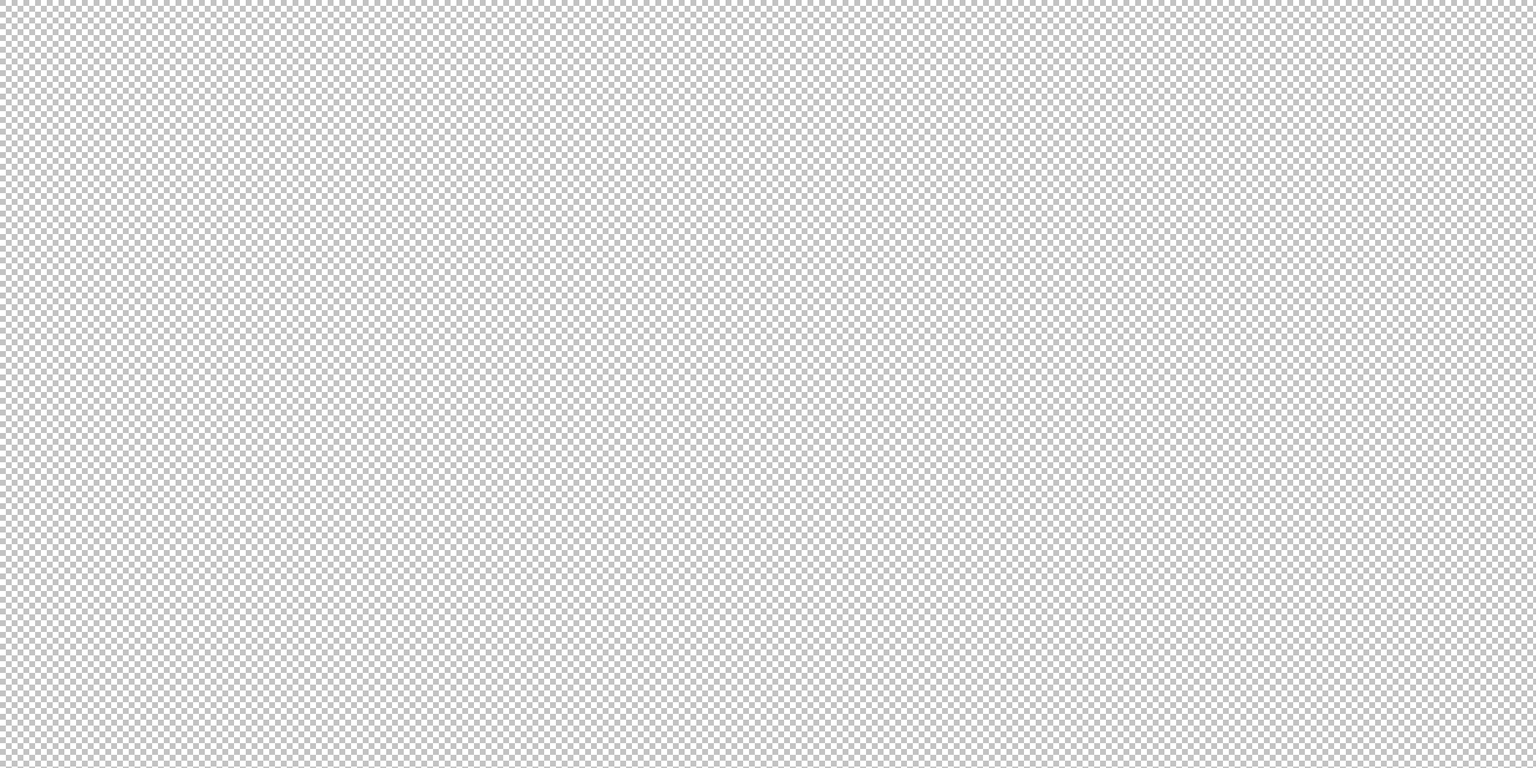
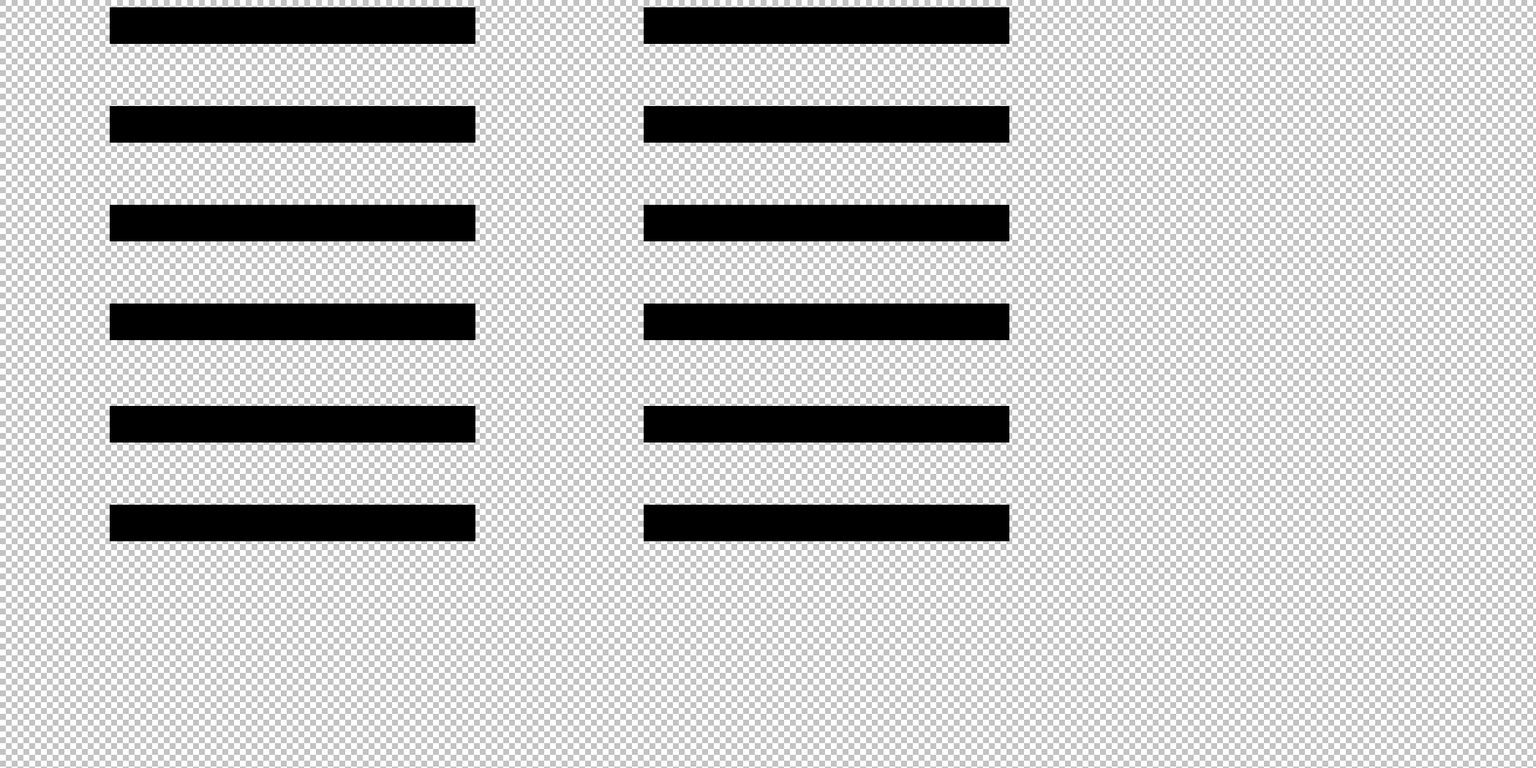
Layer changes from the first 1536×768 image to the second:
added layer "shelves" above "Background" over [109, 7, 1010, 542]
